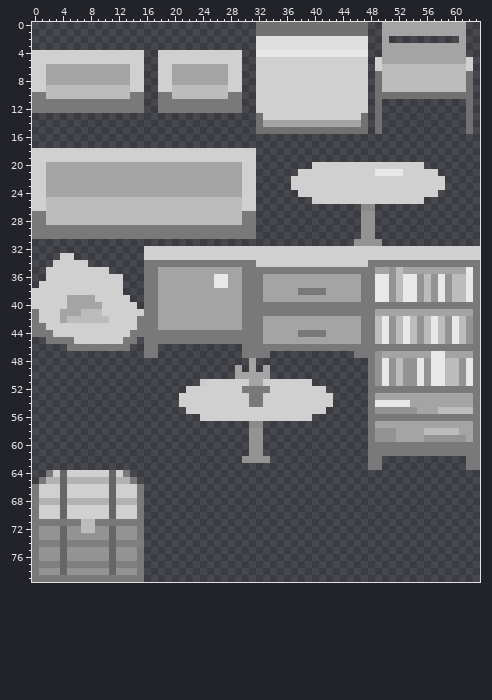
Sprite sheet -- curses/data/textures/Furniture.png. The picture above is the old version.
The file is 64x80 pixels. Pixels under 10% opacity are left out.
Now the later version:
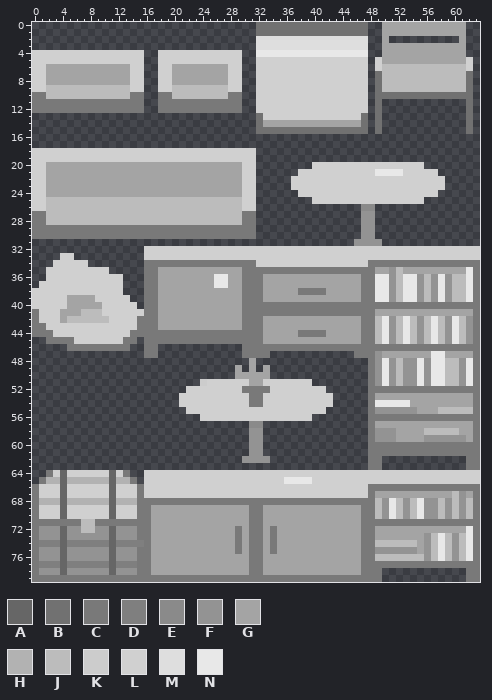
Palette (. is transparent): A #666666  B #717171  C #797979  D #7f7f7f  E #8a8a8a  F #939393  G #a4a4a4  H #b2b2b2  J #bcbcbc  K #d0d0d0f8  L #d0d0d0  M #dedede  N #e8e8e8
Edits made:
Changed rows in their new state; - is an unchanged pixel.
first column x 16:
64 LLLLLLLLLLLLLLLLLLLLLLLLLLLLLLLLLLLLLLLLLLLLLLLL
65 LLLLLLLLLLLLLLLLLLLLNNNNLLLLLLLLLLLLLLLLLLLLLLLL
66 LLLLLLLLLLLLLLLLLLLLLLLLLLLLLLLLCCCCCCCCCCCCCCCC
67 LLLLLLLLLLLLLLLLLLLLLLLLLLLLLLLLCGGGGGGGGGGGJFGC
68 CCCCCCCCCCCCCCCCCCCCCCCCCCCCCCCCCJFNJFJNFFJFJFJC
69 CGGGGGGGGGGGGGGCCGGGGGGGGGGGGGGCCJFNJFJNFFJFJFJC
70 CGGGGGGGGGGGGGGCCGGGGGGGGGGGGGGCCJFNJFJNFFJFJFJC
71 CGGGGGGGGGGGGGGCCGGGGGGGGGGGGGGCCCCCCCCCCCCCCCCC
72 CGGGGGGGGGGGGCGCCGCGGGGGGGGGGGGCCGGGGGGGGGGGGGNC
73 CGGGGGGGGGGGGCGCCGCGGGGGGGGGGGGCCGGGGGGGFJNJFJNC
74 CGGGGGGGGGGGGCGCCGCGGGGGGGGGGGGCCJJJJJJGFJNJFJNC
75 CGGGGGGGGGGGGCGCCGCGGGGGGGGGGGGCCFFFFFFGFJNJFJNC
76 CGGGGGGGGGGGGGGCCGGGGGGGGGGGGGGCCJJJJJJJFJNJFJNC
77 CGGGGGGGGGGGGGGCCGGGGGGGGGGGGGGCCCCCCCCCCCCCCCCC
78 CGGGGGGGGGGGGGGCCGGGGGGGGGGGGGGCCC------------CC
79 CCCCCCCCCCCCCCCCCCCCCCCCCCCCCCCCCC------------CC
Where, in picture pixels (left, top, right, bottom), the same in both pictures:
added: (144, 470, 480, 582)
